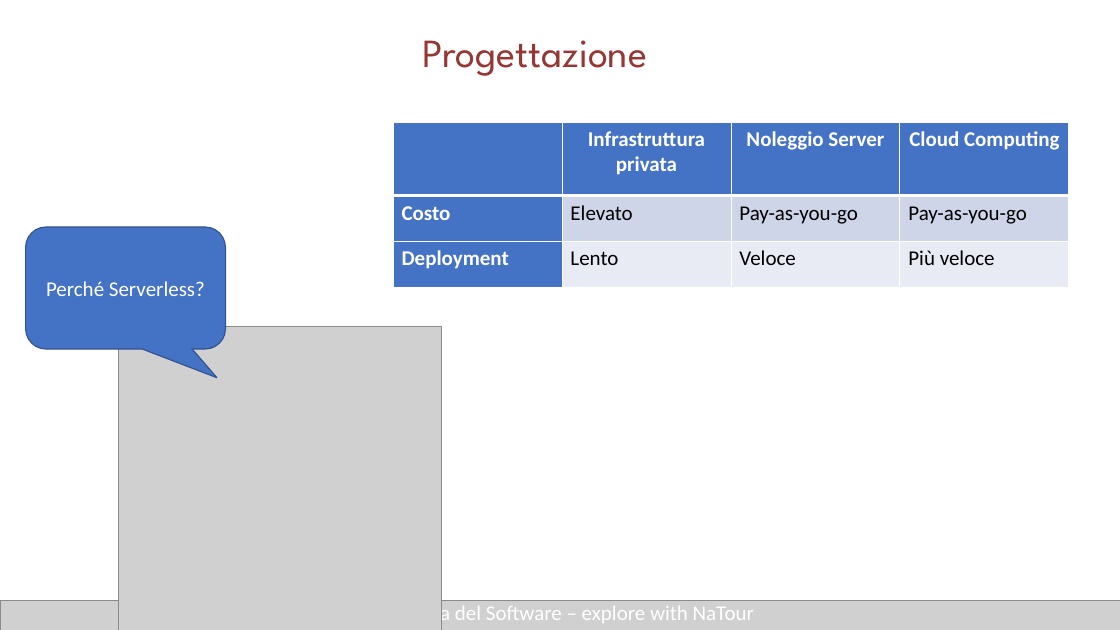
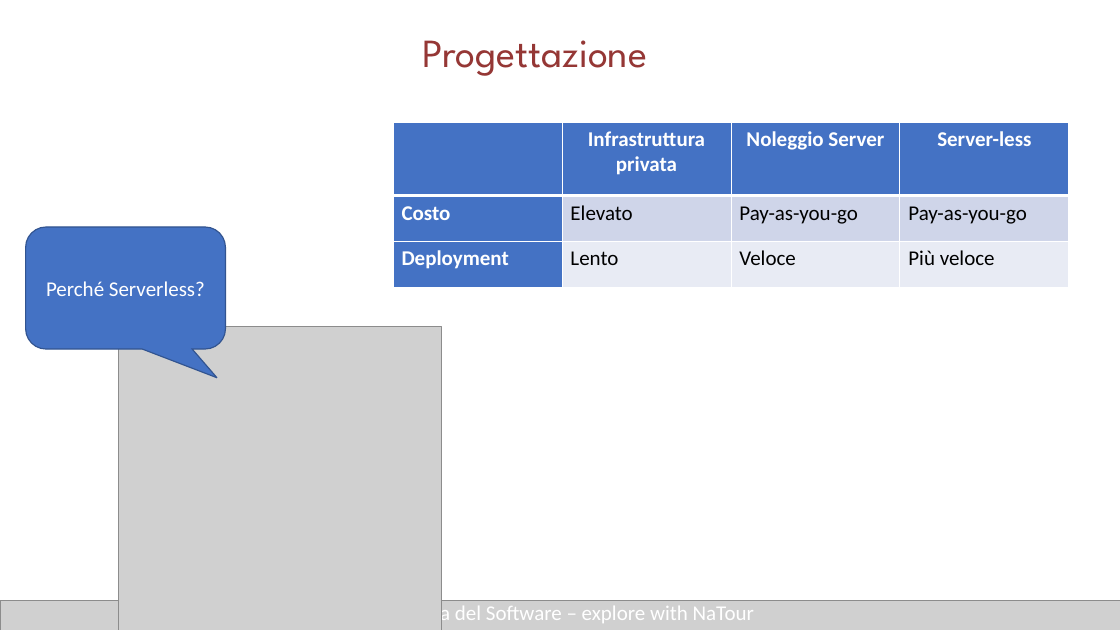
Before and after one commit to pierluigisupino/Progetto-Ingegneria-del-Software-NaTour, a slide deck: slide 11 of presentazione/Natour.ppsx. Drawn at 1120x630 pixels with LibreOffice and Linux fonts; fonts in the diff are those of the drawing; grey boxes stand for pictures. Boxes give left, top, right and bottom in pixels: in the first picture for what was removed or moved away, otherwise in the second. Text is boxed around its words. In the diff, an @@ line names an element or a change of style, - is before the commit and + after.

```diff
--- a/presentazione/Natour.ppsx
+++ b/presentazione/Natour.ppsx
@@ table at bbox=[393, 122, 1069, 287] @@
-row 1, column 4: Cloud Computing
+row 1, column 4: Server-less
```
Also in this commit, not shown: 6 other slides changed.
